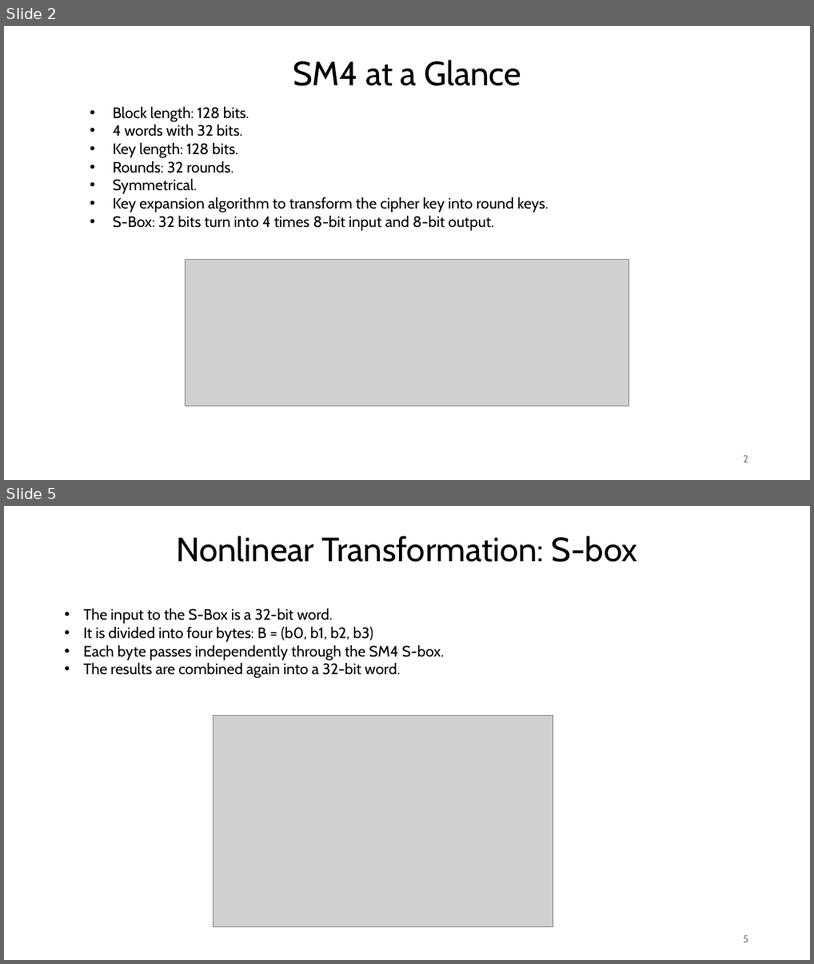
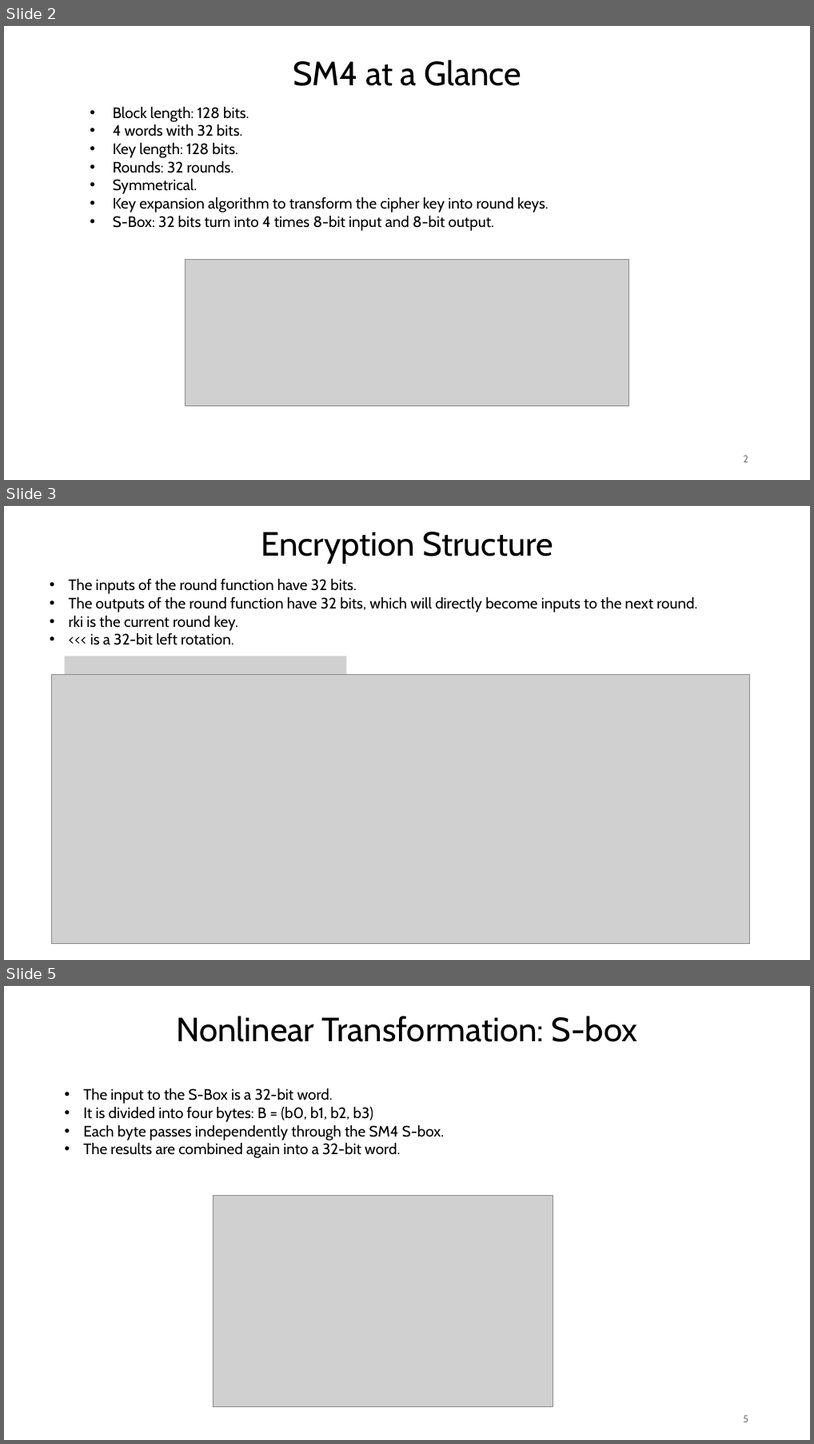
Before and after one commit to Specht1000/PFE-SM4-Fault-Injection, a slide deck: docs/Apresentation_PFE.pptx. Shown one above the other, each under a label of ours: slides 2 and 5 before the commit, slides 2, 3 and 5 after it; the slides between them are not shown. The pictures are 814x964 and 814x1444 pixels, drawn with LibreOffice and Linux fonts; fonts in the diff are those of the drawing; grey boxes stand for pictures. Boxes give left, top, right and bottom in pixels: in the first picture for what was removed or moved away, otherwise in the second. Text is boxed around its words. In the diff, an @@ line names an element or a change of style, - is before the commit and + after.

```diff
--- a/docs/Apresentation_PFE.pptx
+++ b/docs/Apresentation_PFE.pptx
@@ slide 3 added at (4,506,810,960), background #FFFFFF @@
@@ text added at (261,532,554,564), 40 pt, text #000000 @@
+Encryption Structure
@@ text added at (69,578,698,645), 18 pt, text #000000 @@
+• The inputs of the round function have 32 bits.
+• The outputs of the round function have 32 bits, which will directly become inputs to the next round.
+• rki is the current round key.
+• <<< is a 32-bit left rotation.
@@ picture added at (65,656,347,674) @@
@@ picture added at (51,674,750,944) @@
@@ page number added at (743,943,749,944), 12 pt, text #797979 @@
+3
```
Also in this commit, not shown: 1 slide changed, 7 other slides added, 6 slides removed, 34 other files.
